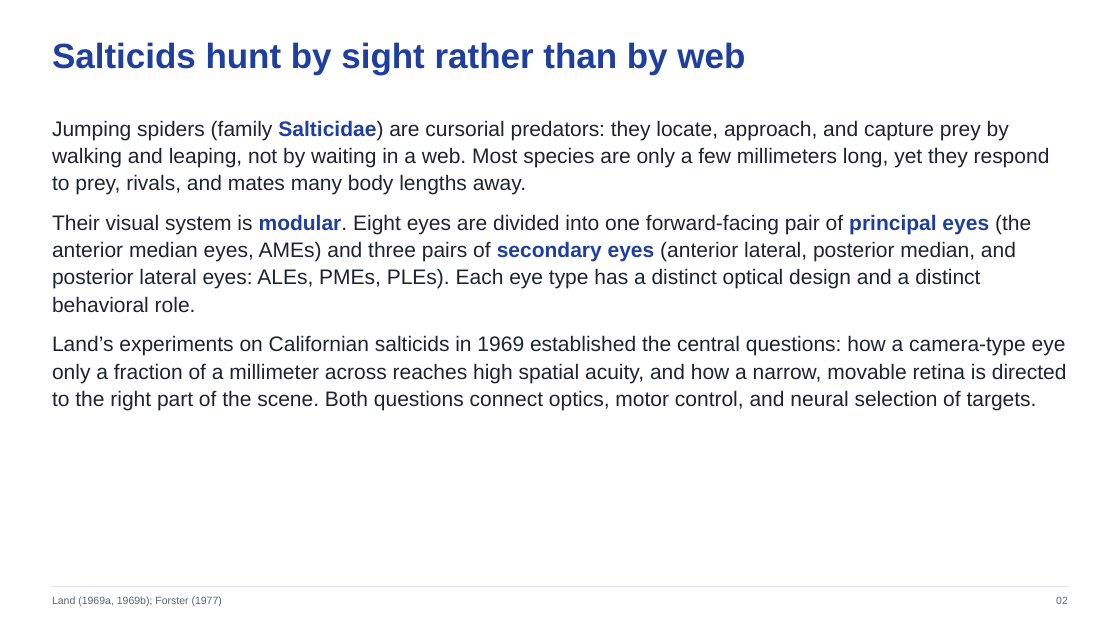
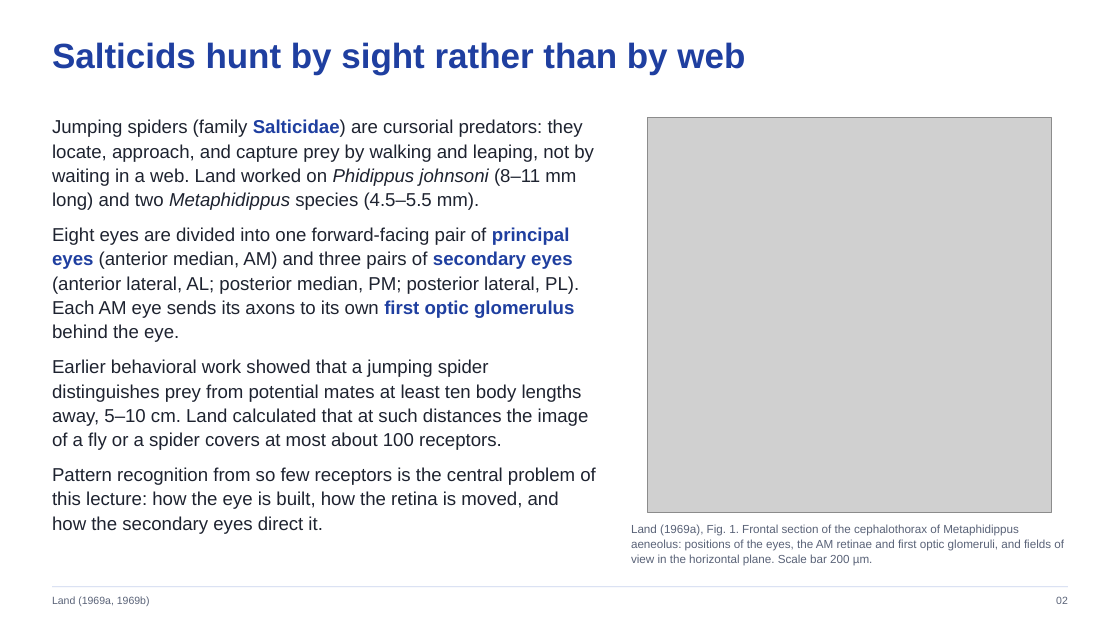
Before and after one commit to jordanxxlopez/NEUROETHOLOGY, a slide deck: slide 2 of lectures/L12/Neuroethology_Lecture12_FA2026.pptx. Drawn at 1120x630 pixels with LibreOffice and Linux fonts; fonts in the diff are those of the drawing; grey boxes stand for pictures. Boxes give left, top, right and bottom in pixels: in the first picture for what was removed or moved away, otherwise in the second. Text is boxed around its words. In the diff, an @@ line names an element or a change of style, - is before the commit and + after.

```diff
--- a/lectures/L12/Neuroethology_Lecture12_FA2026.pptx
+++ b/lectures/L12/Neuroethology_Lecture12_FA2026.pptx
@@ text at (52, 119, 596, 534): text changed; size 18 to 16 pt @@
-Jumping spiders (family Salticidae) are cursorial predators: they locate, approach, and capture prey by walking and leaping, not by waiting in a web. Most species are only a few millimeters long, yet they respond to prey, rivals, and mates many body lengths away.
-Their visual system is modular. Eight eyes are divided into one forward-facing pair of principal eyes (the anterior median eyes, AMEs) and three pairs of secondary eyes (anterior lateral, posterior median, and posterior lateral eyes: ALEs, PMEs, PLEs). Each eye type has a distinct optical design and a distinct behavioral role.
-Land’s experiments on Californian salticids in 1969 established the central questions: how a camera-type eye only a fraction of a millimeter across reaches high spatial acuity, and how a narrow, movable retina is directed to the right part of the scene. Both questions connect optics, motor control, and neural selection of targets.
+Jumping spiders (family Salticidae) are cursorial predators: they locate, approach, and capture prey by walking and leaping, not by waiting in a web. Land worked on Phidippus johnsoni (8–11 mm long) and two Metaphidippus species (4.5–5.5 mm).
+Eight eyes are divided into one forward-facing pair of principal eyes (anterior median, AM) and three pairs of secondary eyes (anterior lateral, AL; posterior median, PM; posterior lateral, PL). Each AM eye sends its axons to its own first optic glomerulus behind the eye.
+Earlier behavioral work showed that a jumping spider distinguishes prey from potential mates at least ten body lengths away, 5–10 cm. Land calculated that at such distances the image of a fly or a spider covers at most about 100 receptors.
+Pattern recognition from so few receptors is the central problem of this lecture: how the eye is built, how the retina is moved, and how the secondary eyes direct it.
@@ picture added at (648, 118, 1051, 513) @@
@@ text added at (631, 524, 1064, 566), 10 pt, text #5A6378 @@
+Land (1969a), Fig. 1. Frontal section of the cephalothorax of Metaphidippus aeneolus: positions of the eyes, the AM retinae and first optic glomeruli, and fields of view in the horizontal plane. Scale bar 200 µm.
@@ text at (52, 596, 150, 606): text changed @@
-Land (1969a, 1969b); Forster (1977)
+Land (1969a, 1969b)
```
Also in this commit, not shown: 26 other slides changed, 8 slides added, 8 slides removed, 32 other files.
